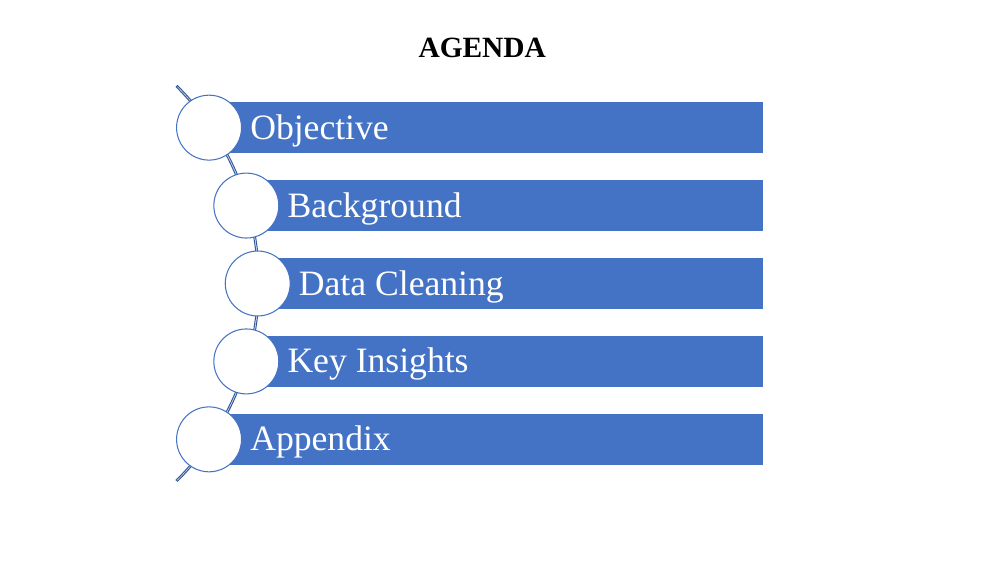
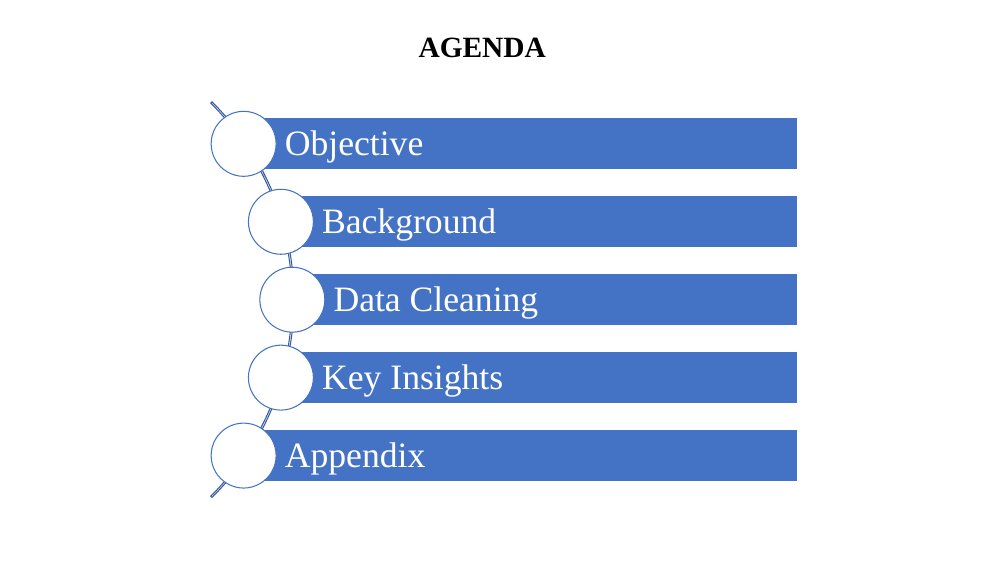
Before and after one commit to sagarbarge/Airbnb_NYC_Storytelling, a slide deck: slide 2 of Presentation_1_Analyst.pptx. Drawn at 1008x567 pixels with LibreOffice and Linux fonts; fonts in the diff are those of the drawing. Boxes give left, top, right and bottom in pixels: in the first picture for what was removed or moved away, otherwise in the second. Text is boxed around its words. In the diff, an @@ line names an element or a change of style, - is before the commit and + after.

```diff
--- a/Presentation_1_Analyst.pptx
+++ b/Presentation_1_Analyst.pptx
@@ 5 texts, 5 ellipses, 5 rectangles, 1 arch (boxed as its full ring): place and size @@
-5 texts, 5 ellipses, 5 rectangles, 1 arch (boxed as its full ring) at [0, 4, 764, 563]
+5 texts, 5 ellipses, 5 rectangles, 1 arch (boxed as its full ring) at [0, 20, 799, 567]
```
Also in this commit, not shown: 10 other slides changed, 3 slides added, 2 slides removed, 5 other files.
